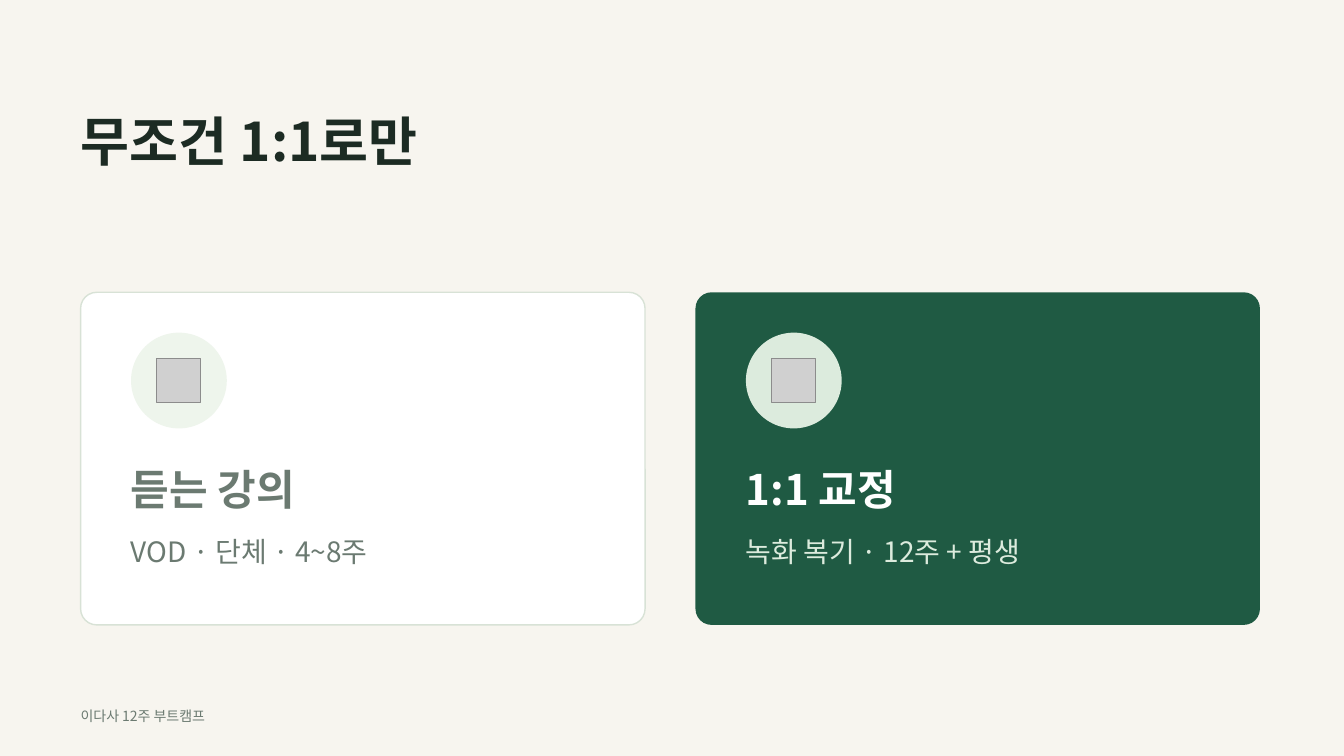
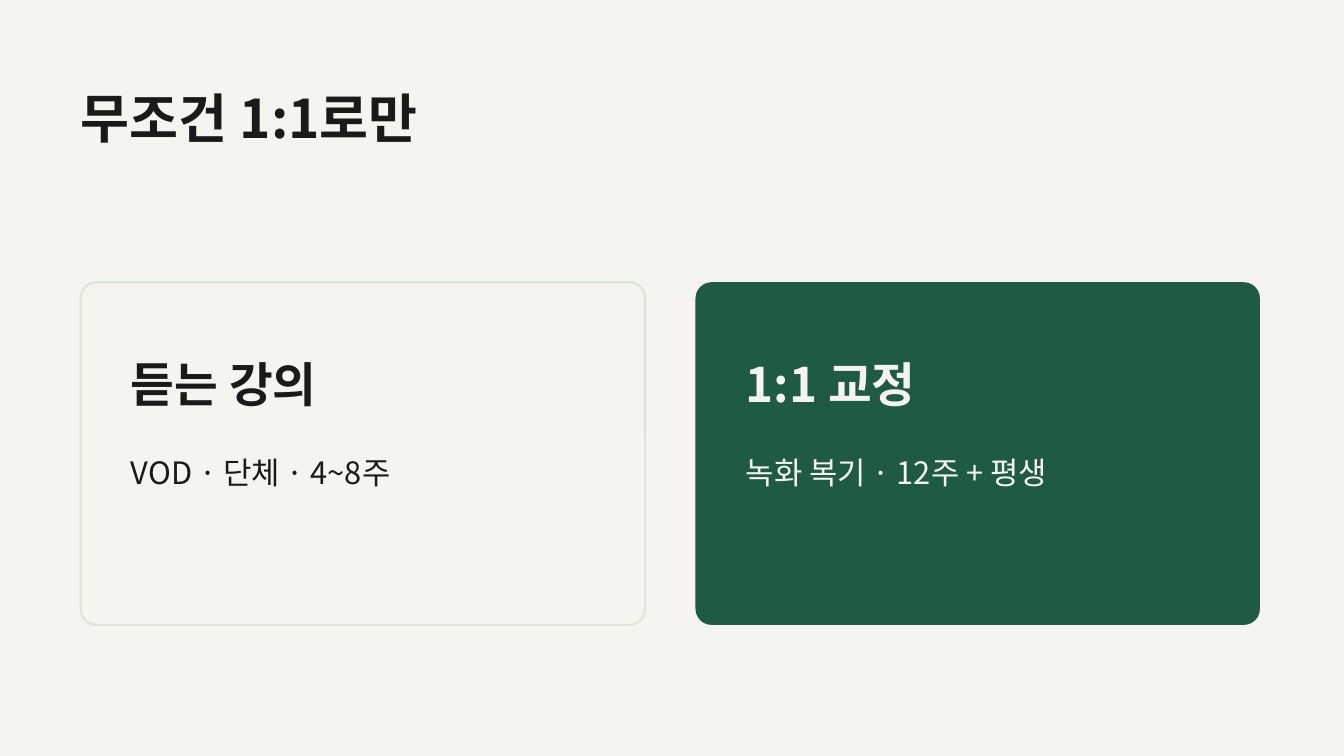
Before and after one commit to wnsgh55811-boop/speed, a slide deck: slide 22 of idasa-ot/이다사_12주부트캠프_OT.pptx (slide 23 before the commit). Drawn at 1344x756 pixels with LibreOffice and Linux fonts; fonts in the diff are those of the drawing; grey boxes stand for pictures. Boxes give left, top, right and bottom in pixels: in the first picture for what was removed or moved away, otherwise in the second. Text is boxed around its words. In the diff, an @@ line names an element or a change of style, - is before the commit and + after.

```diff
--- a/idasa-ot/이다사_12주부트캠프_OT.pptx
+++ b/idasa-ot/이다사_12주부트캠프_OT.pptx
@@ background #F7F5EF to #F6F4EE @@
@@ title "무조건 1:1로만": place and size @@
-title "무조건 1:1로만" at box(81, 116, 418, 166)
+title "무조건 1:1로만" at box(81, 93, 418, 143)
@@ title "무조건 1:1로만" at box(81, 93, 418, 143): text colour #1C2B23 to #1A1A1A @@
@@ rounded rectangle: place and size @@
-rounded rectangle at box(81, 292, 645, 625)
+rounded rectangle at box(81, 282, 645, 625)
@@ rounded rectangle at box(81, 282, 645, 625): fill #FFFFFF to #F6F4EE; outline #D8E2D6 1 pt to #D7E8D5 1.5 pt; proportions changed @@
@@ rounded rectangle: place and size @@
-rounded rectangle at box(696, 292, 1260, 625)
+rounded rectangle at box(696, 282, 1260, 625)
@@ rounded rectangle at box(696, 282, 1260, 625): proportions changed @@
@@ text "듣는 강의": place and size @@
-text "듣는 강의" at box(131, 470, 295, 509)
+text "듣는 강의" at box(131, 362, 317, 407)
@@ text "듣는 강의" at box(131, 362, 317, 407): size 30 to 34 pt, text colour #6B7A71 to #1A1A1A @@
@@ ellipse removed at box(131, 333, 227, 429) @@
@@ picture removed at box(157, 359, 202, 403) @@
@@ text "1:1 교정": place and size @@
-text "1:1 교정" at box(746, 470, 896, 509)
+text "1:1 교정" at box(746, 362, 916, 407)
@@ text "1:1 교정" at box(746, 362, 916, 407): size 30 to 34 pt, text colour #FFFFFF to #F6F4EE @@
@@ ellipse removed at box(746, 333, 842, 429) @@
@@ picture removed at box(772, 359, 817, 403) @@
@@ text "VOD · 단체 · 4~8주": place and size @@
-text "VOD · 단체 · 4~8주" at box(131, 539, 368, 564)
+text "VOD · 단체 · 4~8주" at box(131, 458, 391, 487)
@@ text "VOD · 단체 · 4~8주" at box(131, 458, 391, 487): size 20 to 22 pt, text colour #6B7A71 to #1A1A1A @@
@@ text "녹화 복기 · 12주 + ...": place and size @@
-text "녹화 복기 · 12주 + ..." at box(746, 539, 1021, 564)
+text "녹화 복기 · 12주 + ..." at box(746, 458, 1047, 487)
@@ text "녹화 복기 · 12주 + ..." at box(746, 458, 1047, 487): size 20 to 22 pt, text colour #DCEBDD to #F6F4EE @@
@@ text removed at box(81, 709, 205, 722) @@
-이다사 12주 부트캠프
```
Also in this commit, not shown: 29 other slides changed, 1 slide removed, 3 other files.
